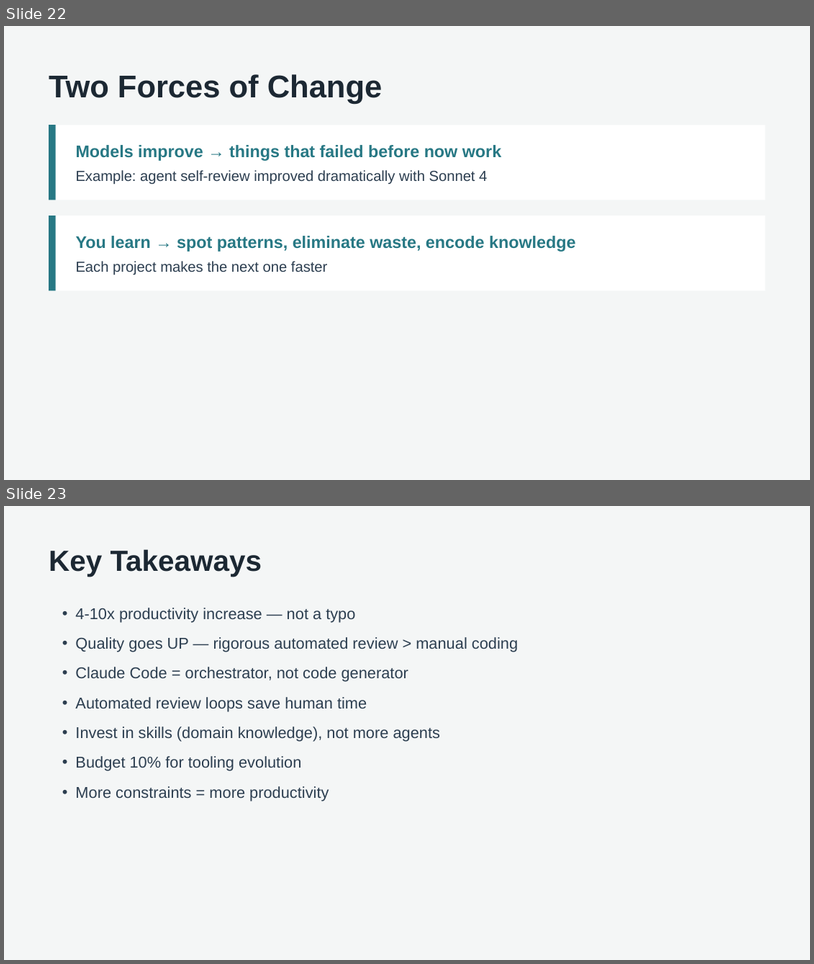
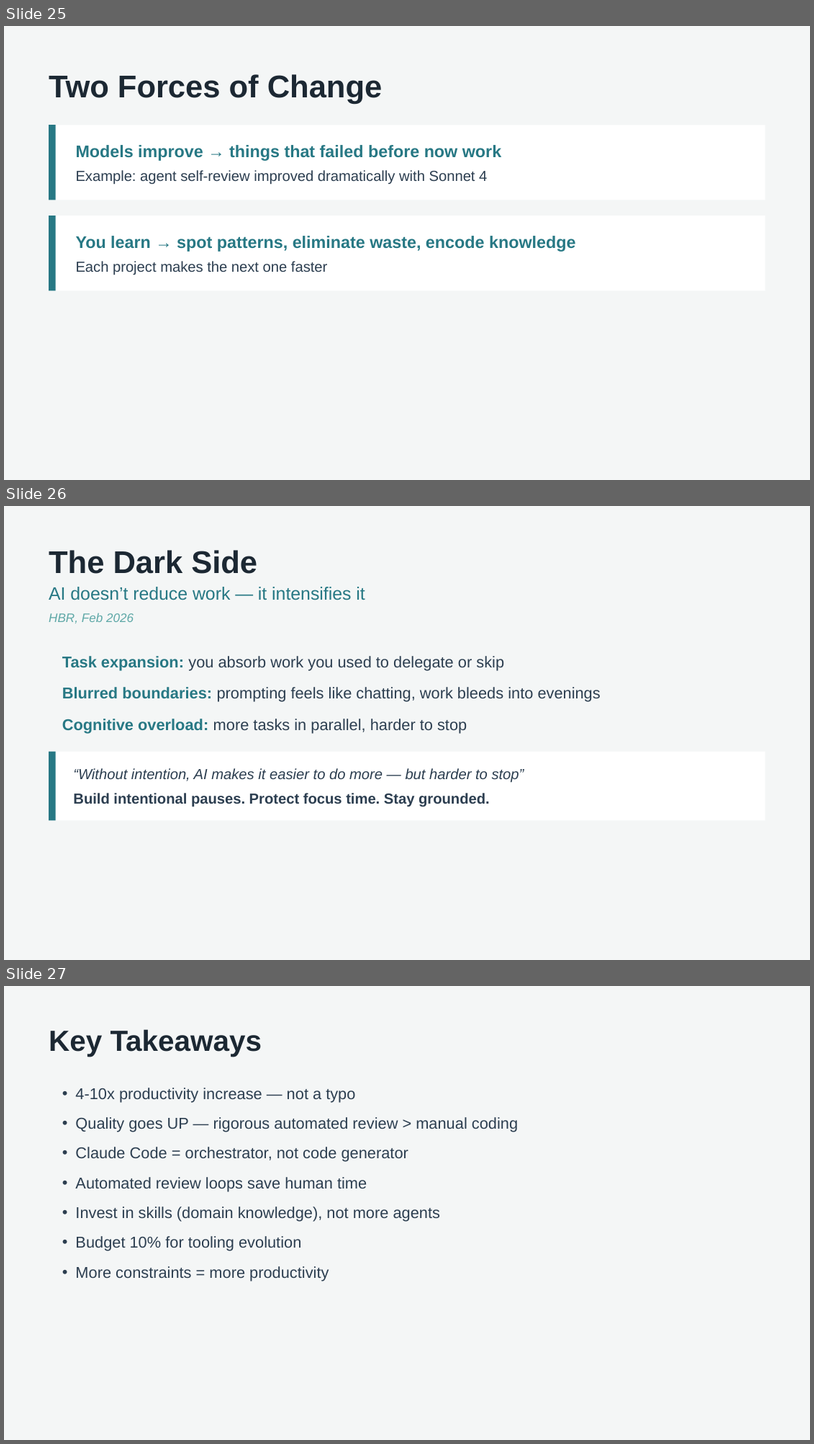
Before and after one commit to SalesforceRocks/python-demo, a slide deck: presentation.pptx. Shown one above the other, each under a label of ours: slides 22 and 23 before the commit, slides 25, 26 and 27 after it. The pictures are 814x964 and 814x1444 pixels, drawn with LibreOffice and Linux fonts; fonts in the diff are those of the drawing. Boxes give left, top, right and bottom in pixels: in the first picture for what was removed or moved away, otherwise in the second. Text is boxed around its words. In the diff, an @@ line names an element or a change of style, - is before the commit and + after.

```diff
--- a/presentation.pptx
+++ b/presentation.pptx
@@ slide 26 added at <box>4,506,810,960</box>, background #F4F6F6 @@
@@ text added at <box>49,550,257,574</box>, 28 pt, text #1C2833, bold @@
+The Dark Side
@@ text added at <box>49,587,365,600</box>, 16 pt, text #277884 @@
+AI doesn’t reduce work — it intensifies it
@@ text added at <box>49,613,134,623</box>, 11 pt, text #5EA8A7, italic @@
+HBR, Feb 2026
@@ text added at <box>62,656,601,734</box>, 14 pt, text #2C3E50 @@
+• Task expansion: you absorb work you used to delegate or skip
+• Blurred boundaries: prompting feels like chatting, work bleeds into evenings
+• Cognitive overload: more tasks in parallel, harder to stop
@@ rectangle added at <box>49,751,766,820</box>, fill #FFFFFF @@
@@ line added from (52, 751) to (52, 821), #277884 6 pt @@
@@ text added at <box>73,768,525,782</box>, 13 pt, text #2C3E50, italic @@
+“Without intention, AI makes it easier to do more — but harder to stop”
@@ text added at <box>73,793,490,807</box>, 13 pt, text #2C3E50, bold @@
+Build intentional pauses. Protect focus time. Stay grounded.
@@ what was slide 22 is now slide 25 @@
@@ what was slide 23 is now slide 27 @@
```
Also in this commit, not shown: 3 other slides added.
